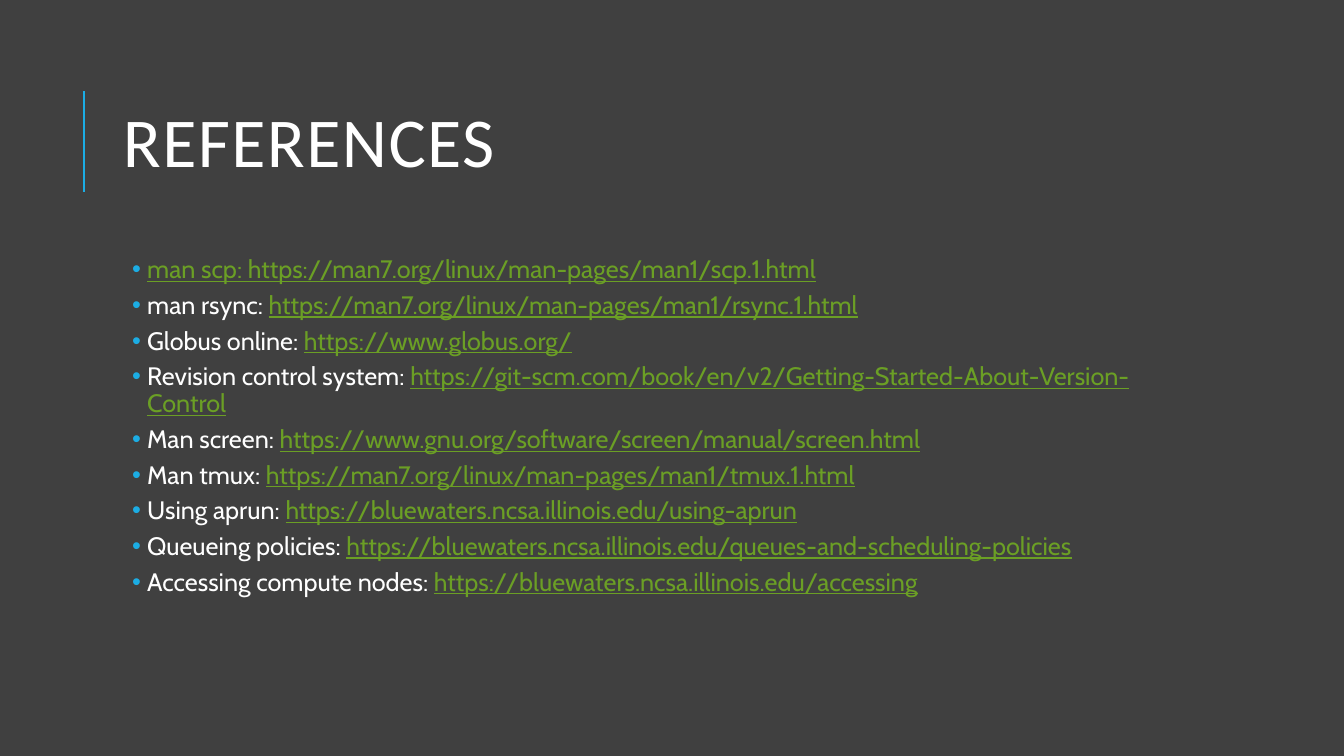
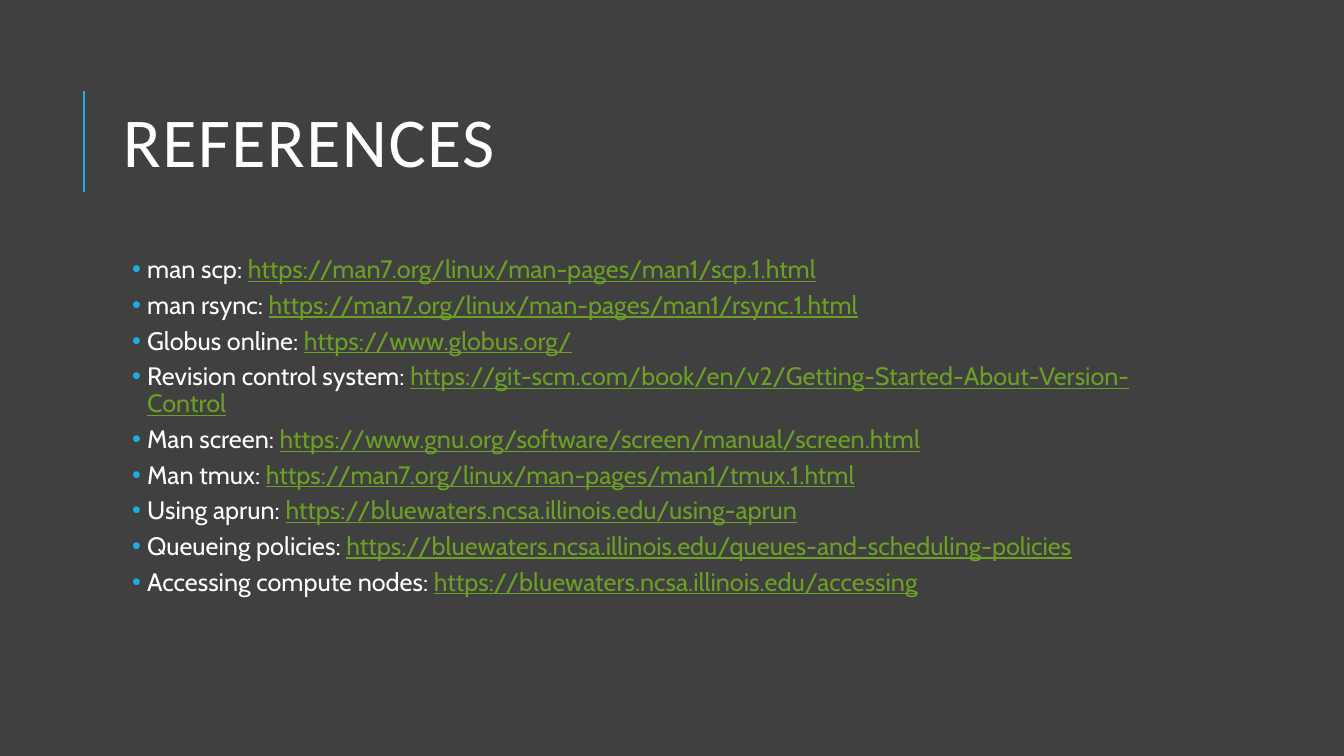
Before and after one commit to shodor-education/petascale-semester-curriculum, a slide deck: slide 11 of units/1/lessons/3/resources/petascale-lesson-1.3-slides.pptx. Drawn at 1344x756 pixels with LibreOffice and Linux fonts; fonts in the diff are those of the drawing. Boxes give left, top, right and bottom in pixels: in the first picture for what was removed or moved away, otherwise in the second. Text is boxed around its words. In the diff, an @@ line names an element or a change of style, - is before the commit and + after.

```diff
--- a/units/1/lessons/3/resources/petascale-lesson-1.3-slides.pptx
+++ b/units/1/lessons/3/resources/petascale-lesson-1.3-slides.pptx
@@ text at [147,259,816,284]: text colour #6B9F25 to #FFFFFF, underline off in "man scp:" @@
```
Also in this commit, not shown: 13 other files.
